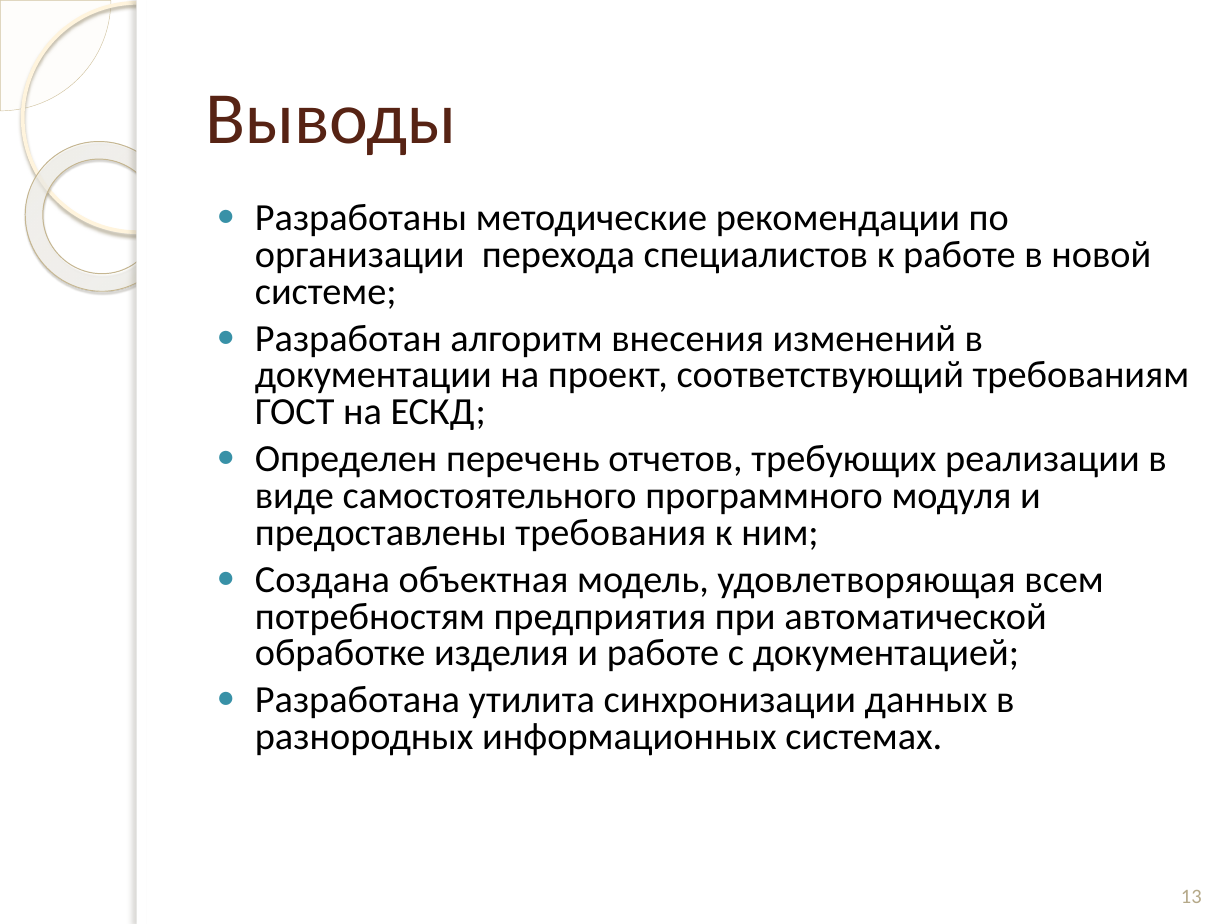
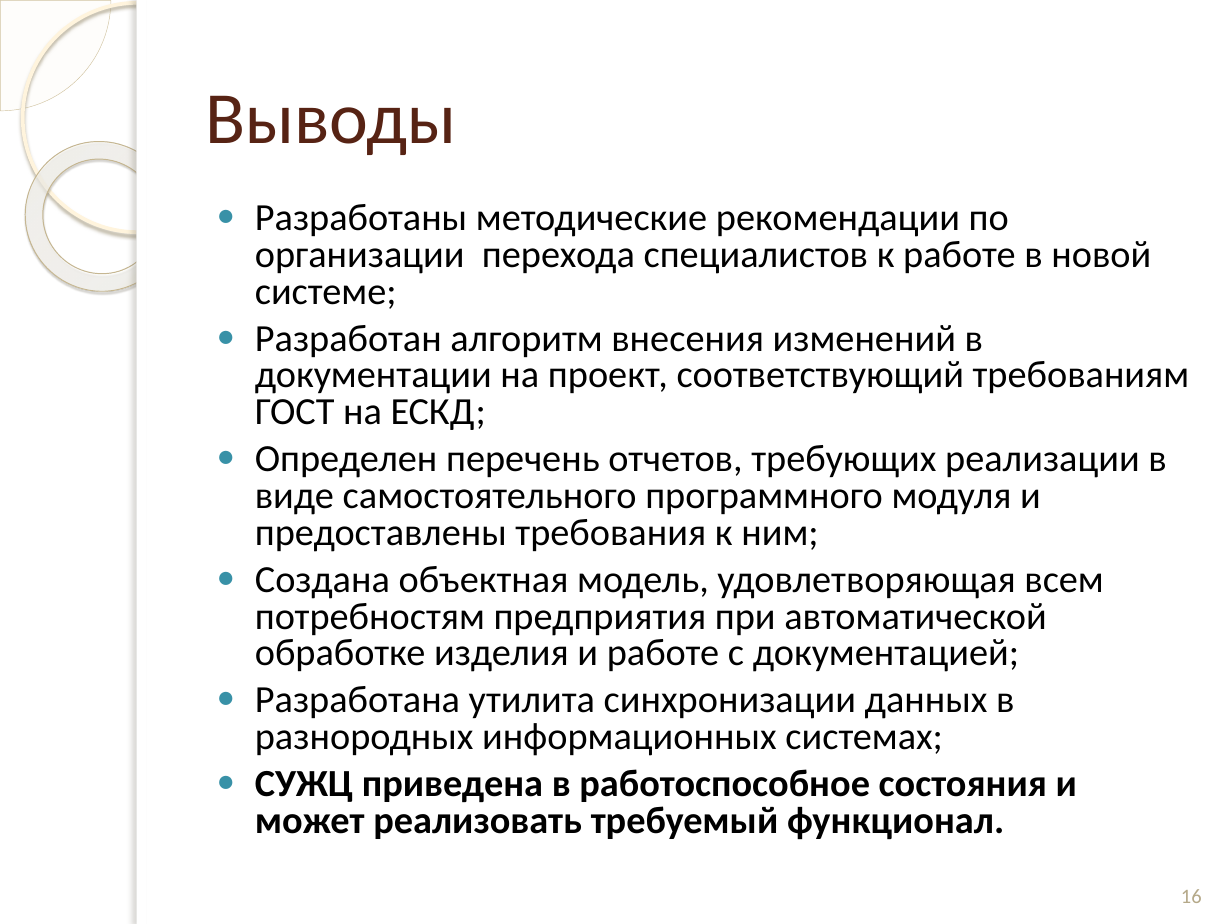
Before and after one commit to andreytemn/university, a slide deck: slide 16 of diplom/Темников раздатки к диплому.pptx (slide 13 before the commit). Drawn at 1232x924 pixels with LibreOffice and Linux fonts; fonts in the diff are those of the drawing; background and template pictures are left out. Boxes give left, top, right and bottom in pixels: in the first picture for what was removed or moved away, otherwise in the second. Text is boxed around its words. In the diff, an @@ line names an element or a change of style, - is before the commit and + after.

```diff
--- a/diplom/Темников раздатки к диплому.pptx
+++ b/diplom/Темников раздатки к диплому.pptx
@@ text at box(255, 686, 1077, 840): text changed; bold on @@
-● Разработана утилита синхронизации данных в разнородных информационных системах.
+● Разработана утилита синхронизации данных в разнородных информационных системах;
+● СУЖЦ приведена в работоспособное состояния и может реализовать требуемый функционал.
@@ page number at box(1181, 889, 1202, 903): text changed @@
-13
+16
```
Also in this commit, not shown: 8 other slides changed, 3 slides added, 59 other files.
